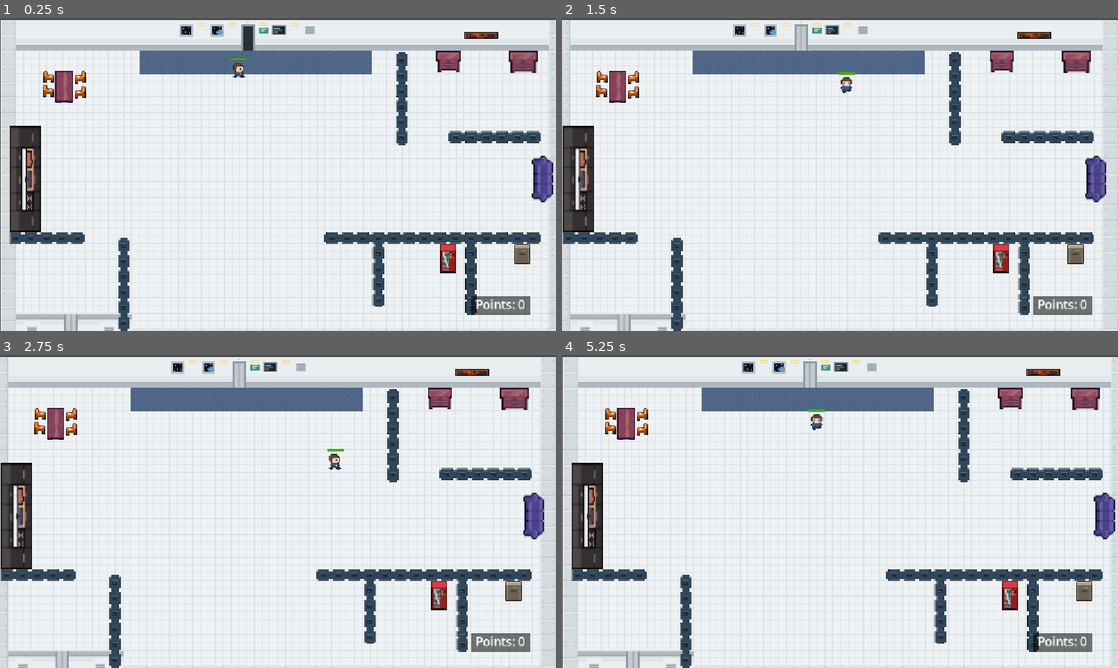
Above: before the commit, frames 1-4 (two rows, left to right).
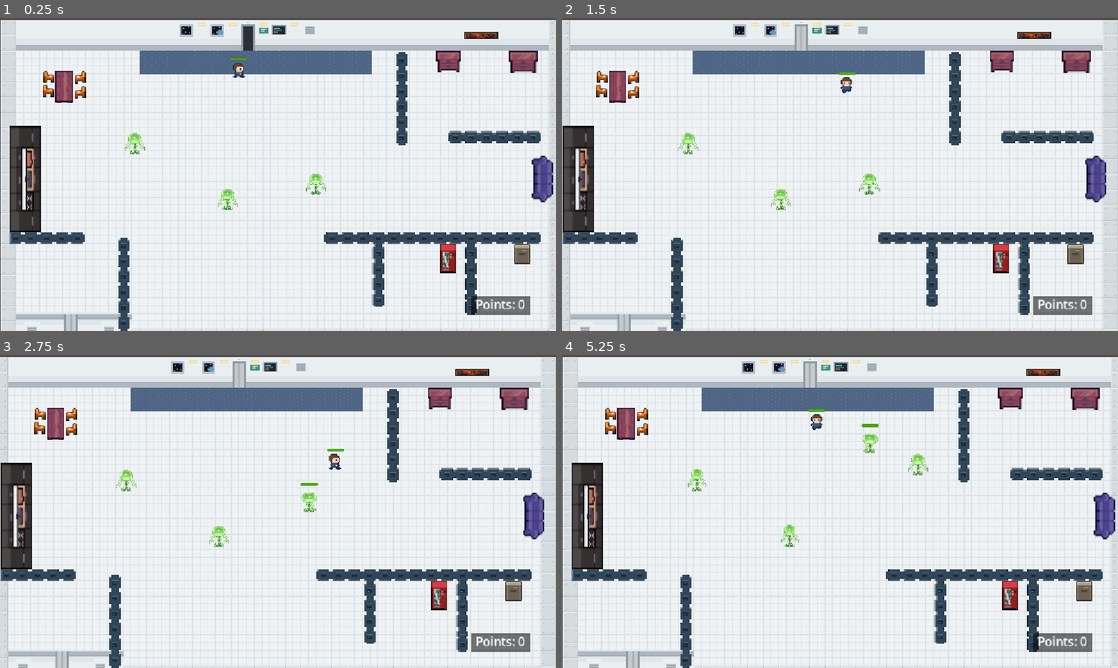
Above: after the commit, the same moments.

Repository: Simi-jpg/codesmelt-jam
Game: Godot game, scene res://scenes/level/kitchen.tscn
The game is run twice, just before and just after one commit, with the same random seed, the same clock (stepped at 60 frames per second) and the same inputs.
Inputs (mouse positions are in pixels of both pictures, inside the frame that each line leads up to):
- Up to frame 1 (0.25 s): no input
- Up to frame 2 (1.5 s): tap Enter (interact, bound only after the commit) at 0.5, 0.6 s; move the mouse to (962, 158) at 0.52 s; hold Right (ui_right) 0.53-1.28 s; tap E (interact, bound only before the commit) at 0.8, 1.35 s; move the mouse to (728, 190) at 1.27 s; hold Down (ui_down) from 1.28 s (still down)
- Up to frame 3 (2.75 s): tap R at 1.55 s; move the mouse to (333, 442) at 2.02 s; release Down (ui_down) at 2.03 s; hold Right (ui_right) from 2.03 s (still down); hold R from 2.03 s (still down); tap F at 2.3 s
- Up to frame 4 (5.25 s): move the mouse to (812, 574) at 2.77 s; release Right (ui_right) at 2.78 s; release R at 2.78 s; hold Up (ui_up) 2.78-3.53 s; tap F at 2.85 s; tap Enter (interact, bound only after the commit) at 3.05, 4.35 s; move the mouse to (1006, 558) at 3.52 s; hold Left (ui_left) 3.53-5.03 s; click (1006, 558) at 3.6 s; tap E (interact, bound only before the commit) at 3.8, 5.1 s; move the mouse to (673, 464) at 4.27 s; tap R at 4.55 s; move the mouse to (867, 511) at 5.02 s; hold Down (ui_down) from 5.03 s (still down); hold F from 5.03 s (still down)

The runs differ from the first frame. In frame 1, 0.4% of the frame differs, in the area x 22-59%, y 36-62%; in frame 2, 0.4%; in frame 3, 0.4%; in frame 4, 0.5%, in the area x 22-66%, y 22-62%.

Commit message:
update kitchen

Diff:
--- a/project-red-gem/project.godot
+++ b/project-red-gem/project.godot
@@ -71,7 +71,7 @@
 }
 interact={
 "deadzone": 0.2,
-"events": [Object(InputEventKey,"resource_local_to_scene":fa …(140 unchanged characters)… d":false,"keycode":0,"physical_keycode":69,"key_label":0,"unicode":0,"location":0,"echo":false,"script":null)
+"events": [Object(InputEventKey,"resource_local_to_scene":fa …(140 unchanged characters)… d":false,"keycode":0,"physical_keycode":4194309,"key_label":0,"unicode":0,"location":0,"echo":false,"script":null)
 ]
 }
 
--- a/project-red-gem/scenes/level/kitchen.tscn
+++ b/project-red-gem/scenes/level/kitchen.tscn
@@ -4,7 +4,10 @@
 [ext_resource type="Script" uid="uid://cdlg3vhwflx2u" path="res://scripts/kitchen.gd" id="1_nggrk"]
 [ext_resource type="Texture2D" uid="uid://ktakeyo8avfq" path="res://tilesets/cozy-space-interiors-tileset.png" id="2_5f6wb"]
 [ext_resource type="Texture2D" uid="uid://iq44r7inac43" path="res://tilesets/orbital_oupost_tileset.png" id="2_gn54h"]
+[ext_resource type="PackedScene" uid="uid://b4m4lf27q2ug2" path="res://scenes/items/spawner.tscn" id="2_uthxf"]
 [ext_resource type="PackedScene" uid="uid://cqbe0fh0bw1st" path="res://scenes/character/door.tscn" id="3_5f6wb"]
+[ext_resource type="PackedScene" uid="uid://bmfarogbqch1t" path="res://scenes/character/glowy-alien.tscn" id="3_fp2bs"]
+[ext_resource type="PackedScene" uid="uid://bl7bb10uwxj3o" path="res://scenes/items/health-potion.tscn" id="3_j7v7n"]
 [ext_resource type="PackedScene" uid="uid://cvwp2imupsuw7" path="res://scenes/character/fridge.tscn" id="4_sd537"]
 [ext_resource type="Texture2D" uid="uid://bsh4r2822i2tu" path="res://sprites/kitchen-furniture/chest drawer.png" id="6_550ae"]
 [ext_resource type="Texture2D" uid="uid://bpxpwkjhp8435" path="res://sprites/kitchen-furniture/counter.png" id="7_rxn7h"]
@@ -376,8 +379,28 @@
 [sub_resource type="RectangleShape2D" id="RectangleShape2D_u4hrg"]
 size = Vector2(50, 109)
 
+[sub_resource type="CircleShape2D" id="CircleShape2D_j7v7n"]
+radius = 125.035995
+
+[sub_resource type="CircleShape2D" id="CircleShape2D_fp2bs"]
+radius = 140.43147
+
 [node name="Kitchen" type="Node2D" unique_id=1439116752]
 script = ExtResource("1_nggrk")
+
+[node name="potion" parent="." unique_id=17235217 instance=ExtResource("2_uthxf")]
+position = Vector2(246, 203)
+spawn_scene = ExtResource("3_j7v7n")
+spawn_interval = 40.0
+
+[node name="Marker2D" parent="potion/SpawnPoints" parent_id_path=PackedInt32Array(17235217, 2106555087) index="0" unique_id=1825563346]
+position = Vector2(451, 300)
+
+[node name="Marker2D2" parent="potion/SpawnPoints" parent_id_path=PackedInt32Array(17235217, 2106555087) index="1" unique_id=1579598227]
+position = Vector2(783, -27)
+
+[node name="Marker2D3" parent="potion/SpawnPoints" parent_id_path=PackedInt32Array(17235217, 2106555087) index="2" unique_id=817947077]
+position = Vector2(-78, 140)
 
 [node name="TileMapLayer" type="TileMapLayer" parent="." unique_id=645693186]
 position = Vector2(18, 0)
@@ -520,7 +543,47 @@
 limit_right = 1170
 limit_bottom = 660
 
+[node name="GlowyAlien2" parent="." unique_id=368573226 instance=ExtResource("3_fp2bs")]
+position = Vector2(654, 316)
+
+[node name="AttackCollision" parent="GlowyAlien2/AttackArea" parent_id_path=PackedInt32Array(368573226, 176814914) index="0" unique_id=562244832]
+position = Vector2(17, -1)
+shape = SubResource("CircleShape2D_j7v7n")
+
+[node name="GlowyAlien" parent="." unique_id=506719437 instance=ExtResource("3_fp2bs")]
+position = Vector2(471, 348)
+
+[node name="GlowyAlien3" parent="." unique_id=2126142756 instance=ExtResource("3_fp2bs")]
+position = Vector2(279, 232)
+
+[node name="AttackCollision" parent="GlowyAlien3/AttackArea" parent_id_path=PackedInt32Array(2126142756, 176814914) index="0" unique_id=562244832]
+position = Vector2(-11, 40)
+shape = SubResource("CircleShape2D_fp2bs")
+
+[node name="aliens" parent="." unique_id=1311857829 instance=ExtResource("2_uthxf")]
+position = Vector2(-59, -101)
+spawn_scene = ExtResource("3_fp2bs")
+spawn_interval = 5.0
+max_active = 5
+
+[node name="Marker2D" parent="aliens/SpawnPoints" parent_id_path=PackedInt32Array(1311857829, 2106555087) index="0" unique_id=1825563346]
+position = Vector2(898, 647)
+
+[node name="Marker2D2" parent="aliens/SpawnPoints" parent_id_path=PackedInt32Array(1311857829, 2106555087) index="1" unique_id=1579598227]
+position = Vector2(155, 584)
+
+[node name="Marker2D3" parent="aliens/SpawnPoints" parent_id_path=PackedInt32Array(1311857829, 2106555087) index="2" unique_id=817947077]
+position = Vector2(796, 300)
+
+[node name="Marker2D4" type="Marker2D" parent="aliens/SpawnPoints" parent_id_path=PackedInt32Array(1311857829, 2106555087) index="3" unique_id=1049787647]
+position = Vector2(714, 534)
+
 [node name="Painting" type="Sprite2D" parent="." unique_id=986031284]
 position = Vector2(996, 16)
 scale = Vector2(2.1875, 0.81250006)
 texture = ExtResource("9_vynyg")
+
+[editable path="potion"]
+[editable path="GlowyAlien2"]
+[editable path="GlowyAlien3"]
+[editable path="aliens"]
--- a/project-red-gem/scripts/fridge.gd
+++ b/project-red-gem/scripts/fridge.gd
@@ -7,6 +7,7 @@
 
 var key_available = false
 var key_collected = false
+var key_visible = false
 
 var player_near = false
 var opened = false
@@ -21,7 +22,7 @@
 		if not opened:
 			fridge_sprite.play("fridge_open")
 			opened = true
-
+			await get_tree().create_timer(1.0).timeout
 			key.visible = true
 			key_available = true
 
@@ -29,7 +30,7 @@
 
 			var tween = create_tween()
 			tween.tween_property(key, "position:y", key.position.y + 30, 0.5)
-	if key_available and not key_collected and Input.is_key_pressed(KEY_F):
+	if key_available and not key_collected and Input.is_key_pressed(KEY_R):
 		key_collected = true
 		key_available = false
 		key.visible = false
